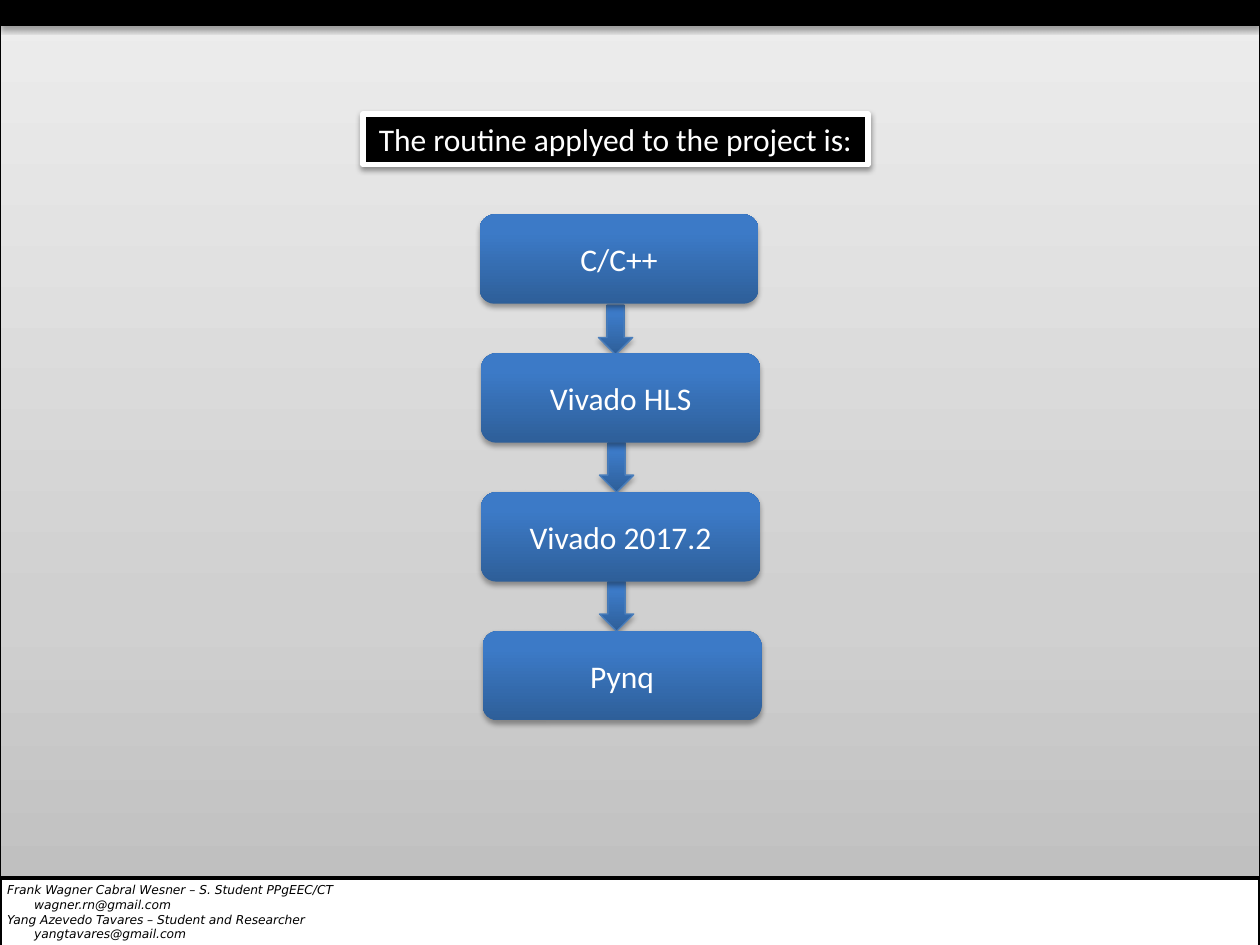
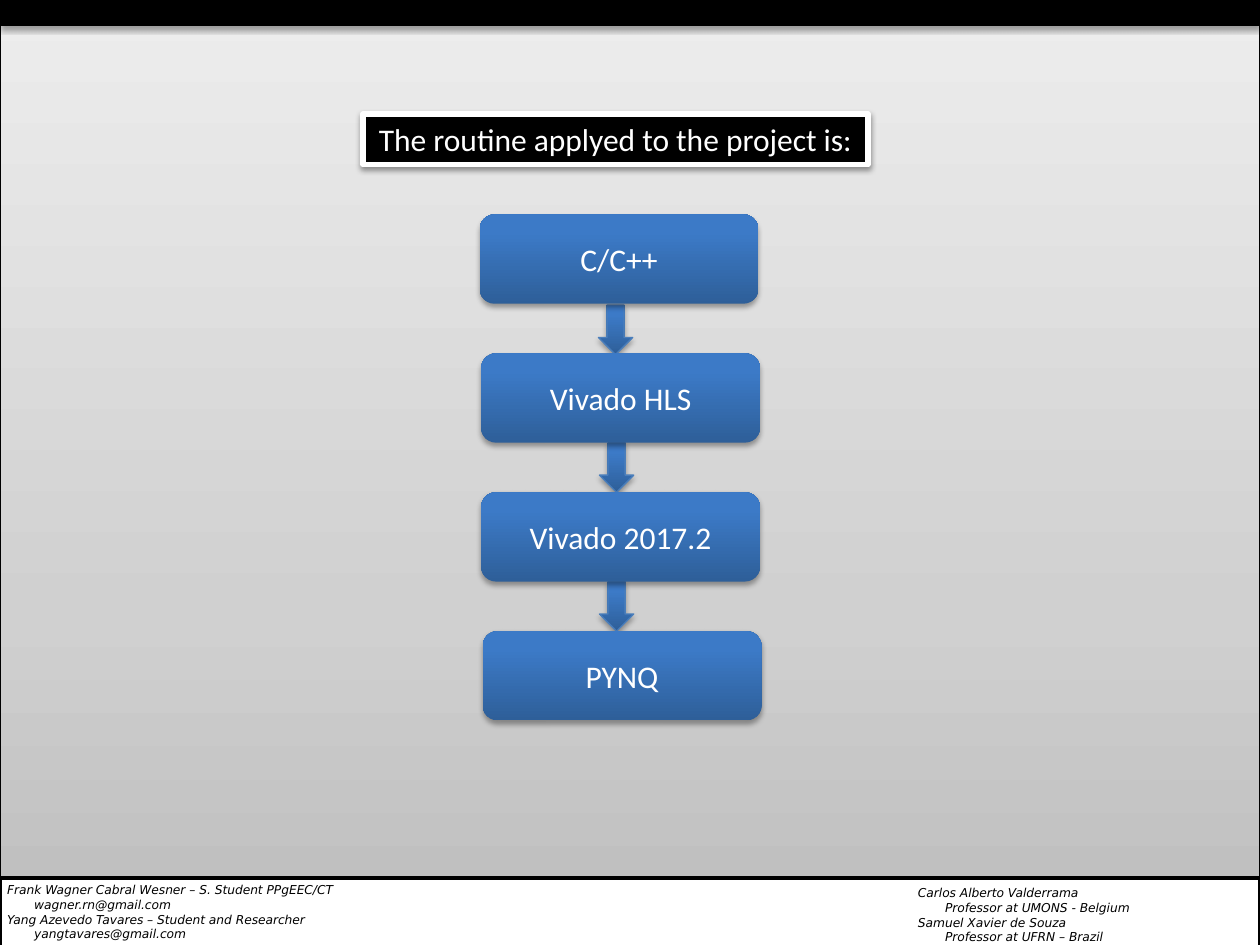
Before and after one commit to wagnerrn/pynq-primenumber, a slide deck: slide 3 of misc/primenumber.pptx (slide 2 before the commit). Drawn at 1260x945 pixels with LibreOffice and Linux fonts; fonts in the diff are those of the drawing; background and template pictures are left out. Boxes give left, top, right and bottom in pixels: in the first picture for what was removed or moved away, otherwise in the second. Text is boxed around its words. In the diff, an @@ line names an element or a change of style, - is before the commit and + after.

Commit message:
Latest presentation_final.pptx

```diff
--- a/misc/primenumber.pptx
+++ b/misc/primenumber.pptx
@@ text in rounded rectangle at (586, 667, 659, 692): text changed @@
-Pynq
+PYNQ
@@ text added at (918, 887, 1130, 941), 7 pt, text #000000, italic @@
+Carlos Alberto Valderrama
+Professor at UMONS - Belgium
+Samuel Xavier de Souza
+Professor at UFRN – Brazil
```
Also in this commit, not shown: 33 other slides changed, 3 slides added, 1 slide removed, 1 other file.
